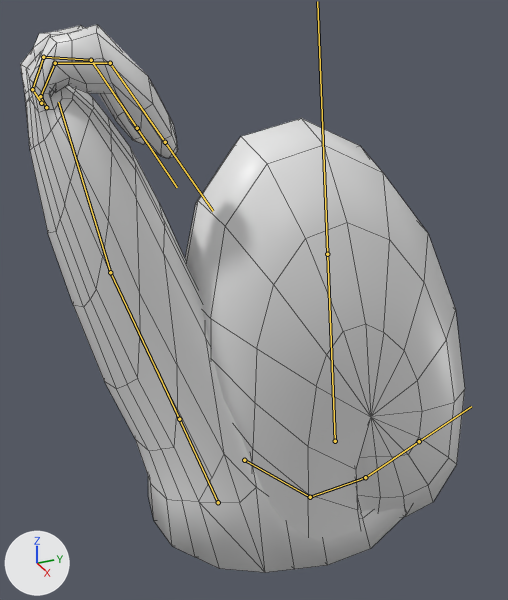
The FBX model Time03/Assets/Art/Fraqueza/Fraqueza 3D Model/fraqueza_anim.fbx: old version first, new version second.
One viewpoint serves both versions: a camera (50 mm lens) standing at (17.1, -7.9, 25.5) and looking at (-0.8, 0.1, 16.6). The lights are fixed; the arrows at lower left show +X, +Y and +Z. Both versions are drawn at frame 328 of the action 'Armature|ArmatureAction'; the numbers are the values there. The bones that bend it are drawn over the model as lines. Mesh edges are drawn as thin lines.
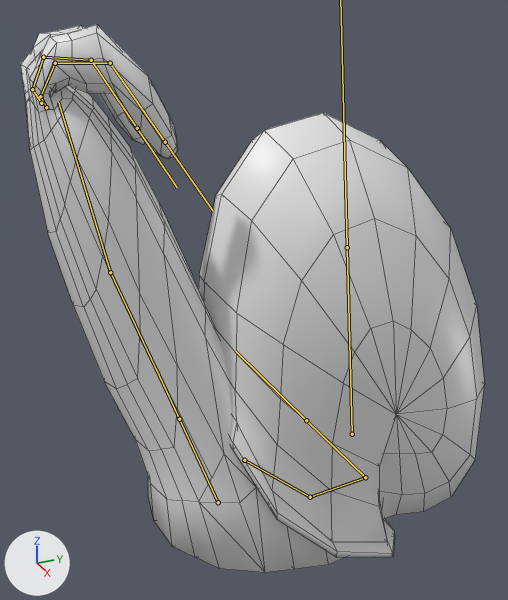
Where the change shows, as pixel boxes [x1, y1, x2, y2] in the pictures (508 x 600 px):
'Sphere', posed: before [185, 118, 465, 540]; after [199, 113, 485, 557]
'Cube', posed (7% narrower): before [21, 24, 412, 572]; after [21, 24, 383, 572]
bone 'Tail.3', root to tip: before (365, 477) to (419, 441); after (365, 477) to (306, 420)
bone 'Casco', root to tip: before (335, 441) to (327, 254); after (352, 434) to (347, 247)

Diff of the bpy script that builds the scene:
```diff
--- a/Time03/Assets/Art/Fraqueza/Fraqueza 3D Model/fraqueza_anim.fbx.py
+++ b/Time03/Assets/Art/Fraqueza/Fraqueza 3D Model/fraqueza_anim.fbx.py
@@ bone_tail_3 @@
 bone_tail_3 = bpy.data.objects['Armature'].pose.bones['Tail.3']  # child of 'Tail.2'
-bone_tail_3.rotation_quaternion = (0.997, 0.077, 0.0, 0.0)  # degrees (9, 0, 0)
+bone_tail_3.rotation_quaternion = (0.406, 0.914, 0.0, 0.0)  # degrees (132, 0, 0)
@@ bone_casco @@
 bone_casco = bpy.data.objects['Armature'].pose.bones['Casco']  # child of 'Chest.1'
-bone_casco.location = (0.0, -0.27, 0.92)
-bone_casco.scale = (1.08, 1.15, 1.08)
+bone_casco.location = (-0.01, -0.02, 0.18)
+bone_casco.scale = (1.24, 1.15, 1.08)
```
